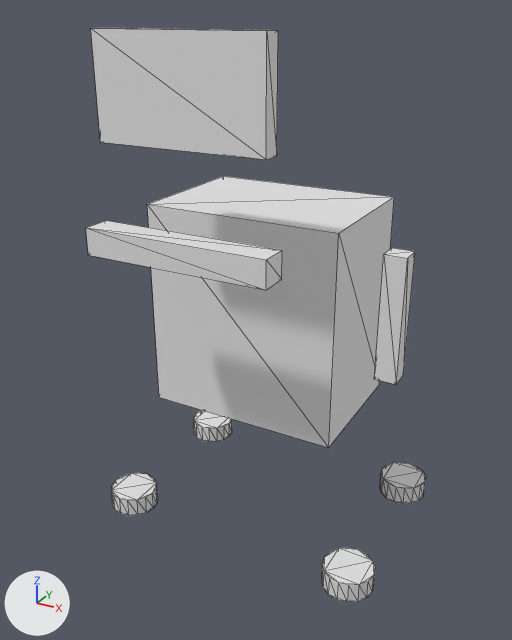
Before and after pictures for a commit that changed the glTF model apps/ui-xr/public/xr-assets/medical-equipment/ecg-cart-12-lead.glb.
Before and after are seen from a 50 mm lens placed at (0.667, -1.285, 1.239), pointed at (-0.001, -0.071, 0.632). Lighting does not change. The marker at lower left points along +X, +Y and +Z. The picture after the commit comes second. Mesh edges are drawn as thin lines.

The older version as bpy lines, for what is in view:
```python
ob_ecg_cart_12_lead = bpy.data.objects.new('ecg_cart_12_lead', me_cube_001)
ob_ecg_cart_12_lead.location = (0.0, 0.0, 0.65)
ob_ecg_cart_12_lead.scale = (0.42, 0.3, 0.45)
ob_ecg_cart_wheel_0_0_18 = bpy.data.objects.new('ecg_cart_wheel_0_0.18', me_cylinder_001)
ob_ecg_cart_wheel_0_0_18.location = (-0.28, 0.18, 0.15)
ob_ecg_cart_wheel_0__0_18 = bpy.data.objects.new('ecg_cart_wheel_0_-0.18', me_cylinder)
ob_ecg_cart_wheel_0__0_18.location = (-0.28, -0.18, 0.15)
ob_ecg_cart_wheel_1_0_18 = bpy.data.objects.new('ecg_cart_wheel_1_0.18', me_cylinder_003)
ob_ecg_cart_wheel_1_0_18.location = (0.28, 0.18, 0.15)
ob_ecg_cart_wheel_1__0_18 = bpy.data.objects.new('ecg_cart_wheel_1_-0.18', me_cylinder_002)
ob_ecg_cart_wheel_1__0_18.location = (0.28, -0.18, 0.15)
ob_ecg_keyboard_shelf = bpy.data.objects.new('ecg_keyboard_shelf', me_cube_003)
ob_ecg_keyboard_shelf.location = (0.0, -0.34, 0.86)
ob_ecg_keyboard_shelf.scale = (0.36, 0.055, 0.05)
ob_ecg_lead_bundle = bpy.data.objects.new('ecg_lead_bundle', me_cube_004)
ob_ecg_lead_bundle.location = (0.38, -0.34, 0.82)
ob_ecg_lead_bundle.scale = (0.035, 0.035, 0.2)
ob_ecg_monitor_screen = bpy.data.objects.new('ecg_monitor_screen', me_cube_002)
ob_ecg_monitor_screen.location = (0.0, -0.315, 1.12)
ob_ecg_monitor_screen.scale = (0.32, 0.035, 0.18)
```
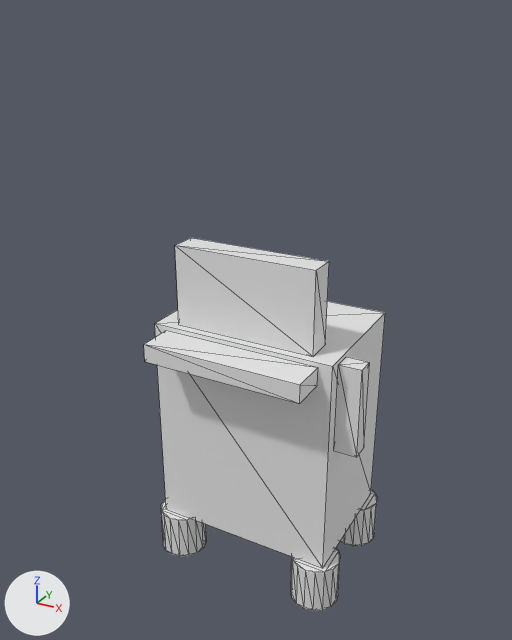
What changed in the scene script:
```text
Add me_cylinder_003_1:
    me_cylinder_003_1.from_pydata(...)  # a 16-sided cylinder along z spanning x -0.055..0.055, y -0.055..0.055, z -0.055..0.055
    me_cylinder_003_1.materials.append(mat_ecg_lead_bundle_black)  # white #e7e7e7
Change ob_ecg_cart_12_lead:
    ob_ecg_cart_12_lead.location: (0.0, 0.0, 0.65) -> (0.0, 0.0, 0.36)
    ob_ecg_cart_12_lead.scale: (0.42, 0.3, 0.45) -> (0.42, 0.3, 0.5)
Change ob_ecg_monitor_screen:
    ob_ecg_monitor_screen.location: (0.0, -0.315, 1.12) -> (0.0, -0.1, 0.7)
    ob_ecg_monitor_screen.scale: (0.32, 0.035, 0.18) -> (0.32, 0.06, 0.18)
Change ob_ecg_keyboard_shelf:
    ob_ecg_keyboard_shelf.location: (0.0, -0.34, 0.86) -> (0.0, -0.19, 0.58)
    ob_ecg_keyboard_shelf.scale: (0.36, 0.055, 0.05) -> (0.36, 0.08, 0.04)
Change ob_ecg_lead_bundle:
    ob_ecg_lead_bundle.location: (0.38, -0.34, 0.82) -> (0.235, -0.1, 0.5)
    ob_ecg_lead_bundle.scale: (0.035, 0.035, 0.2) -> (0.05, 0.04, 0.2)
Remove ob_ecg_cart_wheel_0__0_18:
    ob_ecg_cart_wheel_0__0_18 = bpy.data.objects.new('ecg_cart_wheel_0_-0.18', me_cylinder)
    ob_ecg_cart_wheel_0__0_18.location = (-0.28, -0.18, 0.15)
Remove ob_ecg_cart_wheel_0_0_18:
    ob_ecg_cart_wheel_0_0_18 = bpy.data.objects.new('ecg_cart_wheel_0_0.18', me_cylinder_001)
    ob_ecg_cart_wheel_0_0_18.location = (-0.28, 0.18, 0.15)
Remove ob_ecg_cart_wheel_1__0_18:
    ob_ecg_cart_wheel_1__0_18 = bpy.data.objects.new('ecg_cart_wheel_1_-0.18', me_cylinder_002)
    ob_ecg_cart_wheel_1__0_18.location = (0.28, -0.18, 0.15)
Remove ob_ecg_cart_wheel_1_0_18:
    ob_ecg_cart_wheel_1_0_18 = bpy.data.objects.new('ecg_cart_wheel_1_0.18', me_cylinder_003)
    ob_ecg_cart_wheel_1_0_18.location = (0.28, 0.18, 0.15)
Add ob_ecg_cart_wheel_1_0_12:
    ob_ecg_cart_wheel_1_0_12 = bpy.data.objects.new('ecg_cart_wheel_1_0.12', me_cylinder_003_1)
    ob_ecg_cart_wheel_1_0_12.location = (0.18, 0.12, 0.055)
Add ob_ecg_cart_wheel_1__0_12:
    ob_ecg_cart_wheel_1__0_12 = bpy.data.objects.new('ecg_cart_wheel_1_-0.12', me_cylinder_003_1.copy())
    ob_ecg_cart_wheel_1__0_12.location = (0.18, -0.12, 0.055)
Add ob_ecg_cart_wheel_0__0_12:
    ob_ecg_cart_wheel_0__0_12 = bpy.data.objects.new('ecg_cart_wheel_0_-0.12', me_cylinder_003_1.copy())
    ob_ecg_cart_wheel_0__0_12.location = (-0.18, -0.12, 0.055)
```

Boxes (x1, y1, x2, y2) around the edits, measured in the pictures (512 x 640 px):
'ecg_cart_12_lead', moved, rescaled (7% narrower)
    before: (147, 176, 394, 448)
    after: (155, 301, 385, 568)
'ecg_monitor_screen', moved, rescaled (18% narrower, 11% shorter)
    before: (91, 28, 278, 160)
    after: (175, 238, 329, 356)
'ecg_keyboard_shelf', moved, rescaled (11% narrower, 7% taller)
    before: (86, 221, 282, 290)
    after: (144, 330, 318, 404)
'ecg_lead_bundle', moved, rescaled (12% narrower, 26% shorter)
    before: (374, 248, 415, 384)
    after: (334, 357, 370, 457)
'ecg_cart_wheel_1_-0.18', deleted
    before: (322, 548, 375, 602)
'ecg_cart_wheel_1_-0.12', added
    after: (291, 548, 340, 611)
'ecg_cart_wheel_0_-0.18', deleted
    before: (111, 473, 158, 516)
'ecg_cart_wheel_0_-0.12', added
    after: (161, 499, 206, 556)
'ecg_cart_wheel_1_0.18', deleted
    before: (380, 462, 426, 504)
'ecg_cart_wheel_1_0.12', added
    after: (340, 489, 377, 546)
'ecg_cart_wheel_0_0.18', deleted
    before: (194, 410, 232, 442)
